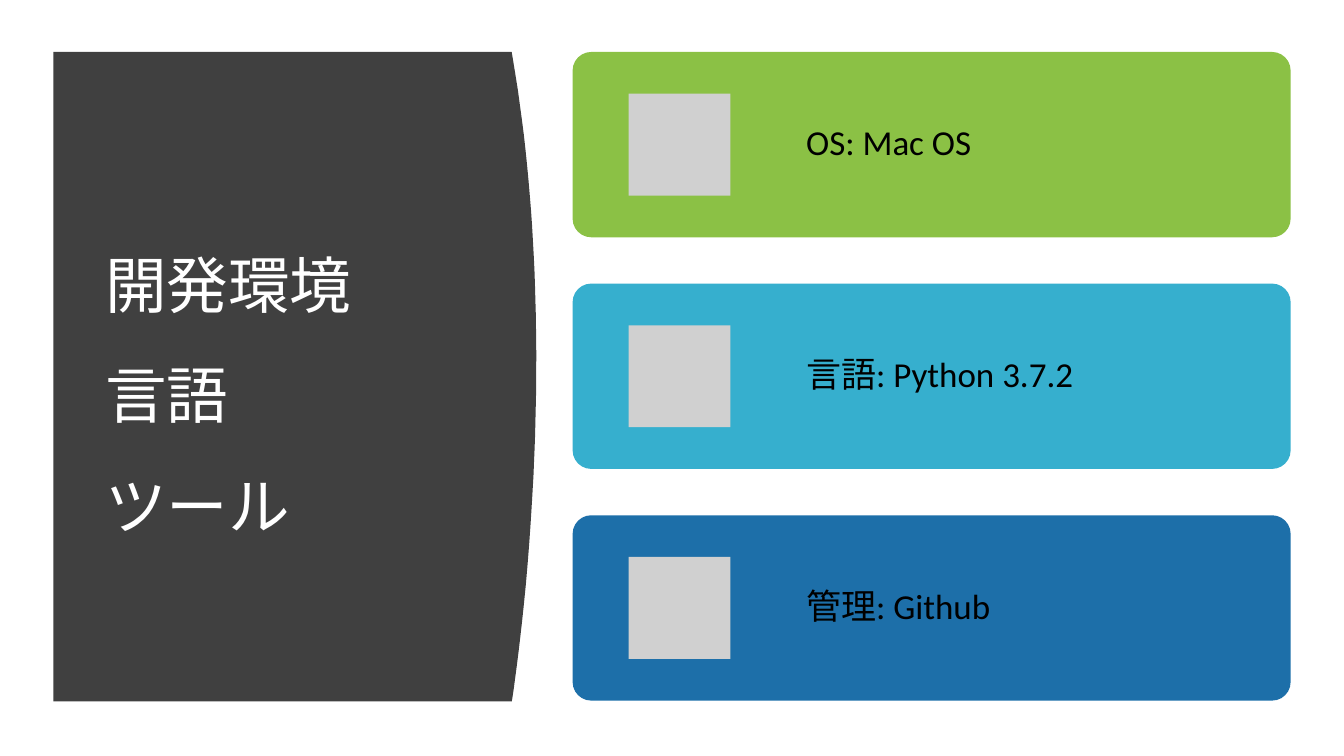
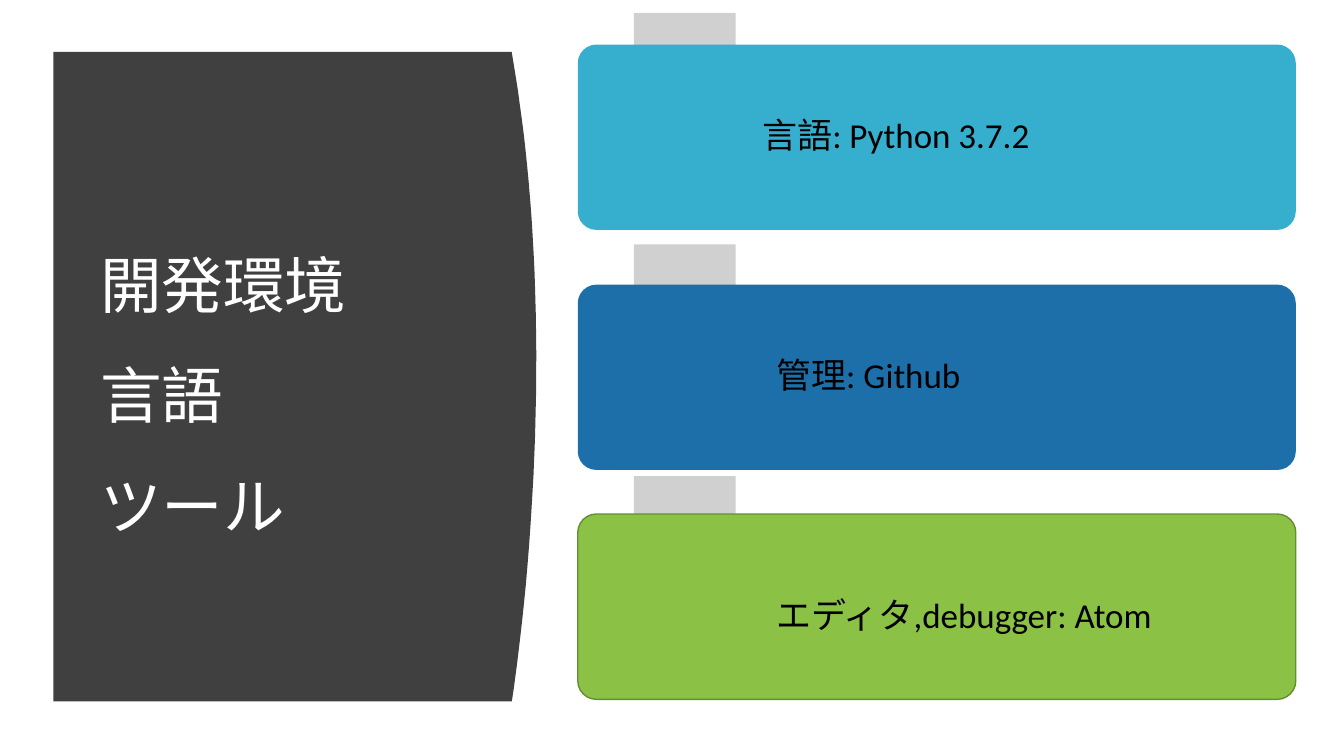
Before and after one commit to ie03-aizu-2019/ie03project-skys, a slide deck: slide 3 of Reports/Midterm.pptx. Drawn at 1344x756 pixels with LibreOffice and Linux fonts; fonts in the diff are those of the drawing; grey boxes stand for pictures. Boxes give left, top, right and bottom in pixels: in the first picture for what was removed or moved away, otherwise in the second. Text is boxed around its words. In the diff, an @@ line names an element or a change of style, - is before the commit and + after.

```diff
--- a/Reports/Midterm.pptx
+++ b/Reports/Midterm.pptx
@@ rounded rectangle moved from (x1=573, y1=52, x2=1291, y2=238) to (x1=578, y1=44, x2=1296, y2=230) @@
@@ rounded rectangle at (x1=578, y1=44, x2=1296, y2=230): fill #8BC145 to #36AFCE @@
@@ title "開発環境 言語 ツール" moved from (x1=105, y1=256, x2=351, y2=531) to (x1=100, y1=256, x2=346, y2=531) @@
@@ text "言語: Python 3.7.2" moved from (x1=806, y1=359, x2=1073, y2=393) to (x1=762, y1=118, x2=1029, y2=154) @@
@@ text "言語: Python 3.7.2" at (x1=762, y1=118, x2=1029, y2=154): more space between paragraphs @@
@@ rounded rectangle moved from (x1=573, y1=283, x2=1291, y2=469) to (x1=578, y1=284, x2=1296, y2=470) @@
@@ rounded rectangle at (x1=578, y1=284, x2=1296, y2=470): fill #36AFCE to #1D6FA9 @@
@@ text "管理: Github" at (x1=776, y1=358, x2=960, y2=391): more space between paragraphs @@
@@ text "管理: Github" moved from (x1=806, y1=589, x2=990, y2=622) to (x1=776, y1=358, x2=960, y2=391) @@
@@ rounded rectangle moved from (x1=573, y1=515, x2=1291, y2=701) to (x1=578, y1=514, x2=1296, y2=700) @@
@@ rounded rectangle at (x1=578, y1=514, x2=1296, y2=700): fill #1D6FA9 to #8BC145; outline none to #658D32 1 pt @@
@@ group removed at (x1=629, y1=94, x2=971, y2=659): 3 pictures, 1 text @@
-OS: Mac OS
@@ group added at (x1=634, y1=13, x2=1152, y2=634): 3 pictures, 1 text @@
+エディタ,debugger: Atom
```
Also in this commit, not shown: 13 other slides changed, 2 slides added, 2 slides removed.
